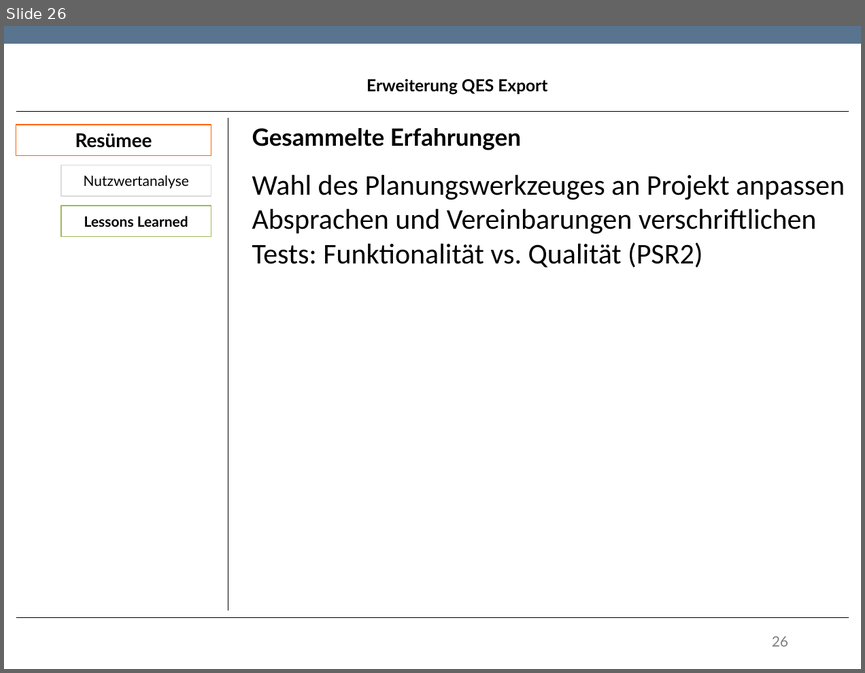
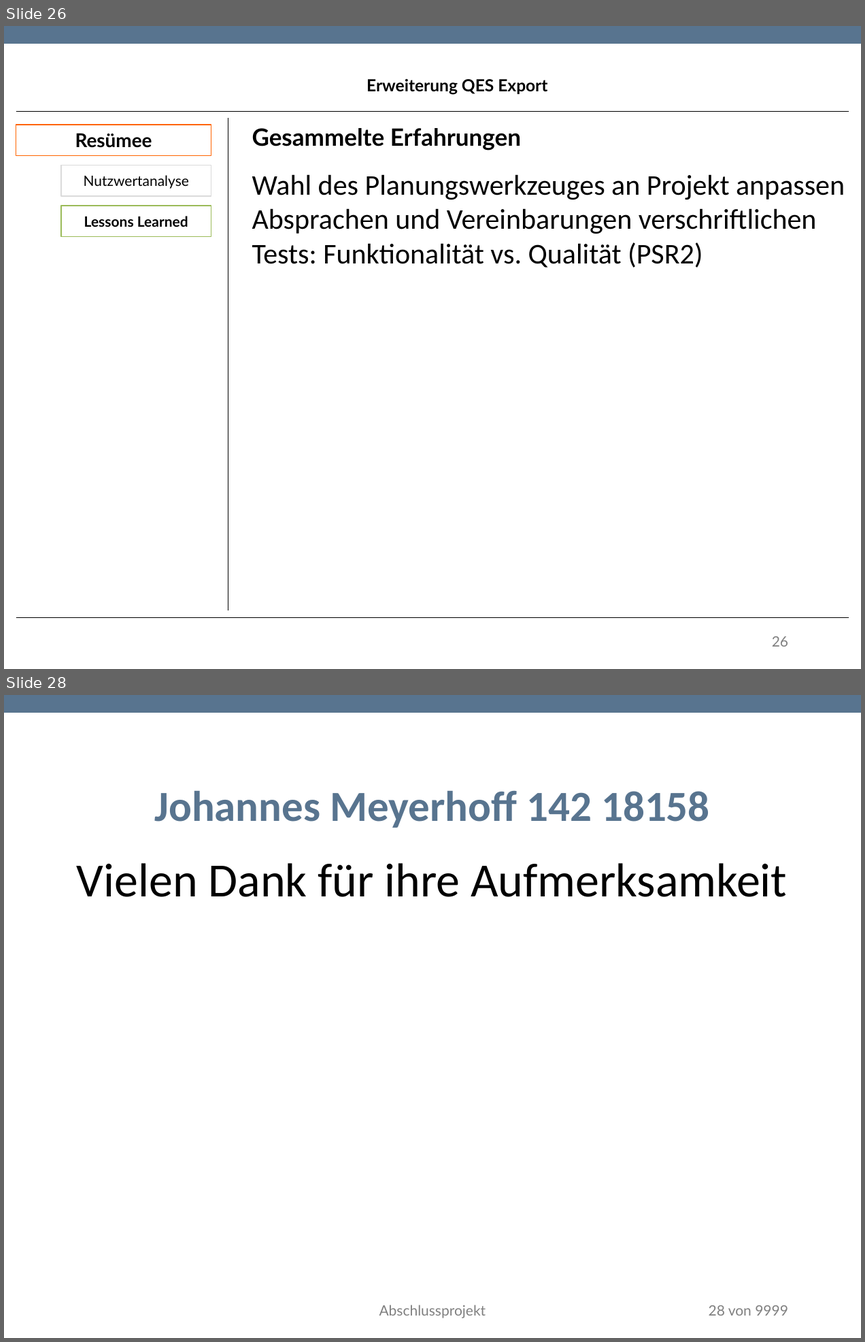
Before and after one commit to TwoHorus/dbExelExportLaravel, a slide deck: DOC/Fachgespraech.pptx. Shown one above the other, each under a label of ours: slide 26 before the commit, slides 26 and 28 after it; the slides between them are not shown. The pictures are 865x673 and 865x1342 pixels, drawn with LibreOffice and Linux fonts; fonts in the diff are those of the drawing; background and template pictures are left out. Boxes give left, top, right and bottom in pixels: in the first picture for what was removed or moved away, otherwise in the second. Text is boxed around its words. In the diff, an @@ line names an element or a change of style, - is before the commit and + after.

```diff
--- a/DOC/Fachgespraech.pptx
+++ b/DOC/Fachgespraech.pptx
@@ slide 28 added at bbox=[4, 695, 861, 1338], background #FFFFFF; not listed: 1 template element that a slide beside it also shows @@
@@ title added at bbox=[154, 791, 709, 828], 36 pt, text #58748F, bold @@
+Johannes Meyerhoff 142 18158
@@ text added at bbox=[77, 863, 787, 897], 40 pt, text #000000 @@
+Vielen Dank für ihre Aufmerksamkeit
@@ text added at bbox=[379, 1304, 486, 1318], 12 pt, text #808080 @@
+Abschlussprojekt
@@ page number added at bbox=[708, 1305, 788, 1315], 12 pt, text #808080 @@
+28 von 9999
```
Also in this commit, not shown: 14 slides changed, 1 slide removed, 1 other file.
